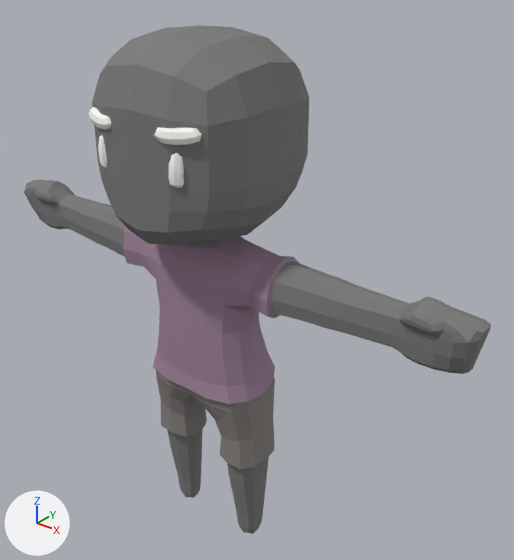
One commit to the glTF model client/public/assets/characters/Casual_Bald.glb: the scene before it, then after it.
Rendered twice from a 50 mm camera at (0.641, -0.688, 0.902) aimed at (0.044, 0.059, 0.438). The lights are fixed; the arrows at lower left show +X, +Y and +Z. The first picture is the older version. Where no turn or scale is listed for an object, it has been applied to the vertices. Vertices at exactly the same position are counted once.

Names of what the first picture shows: 'Body'.
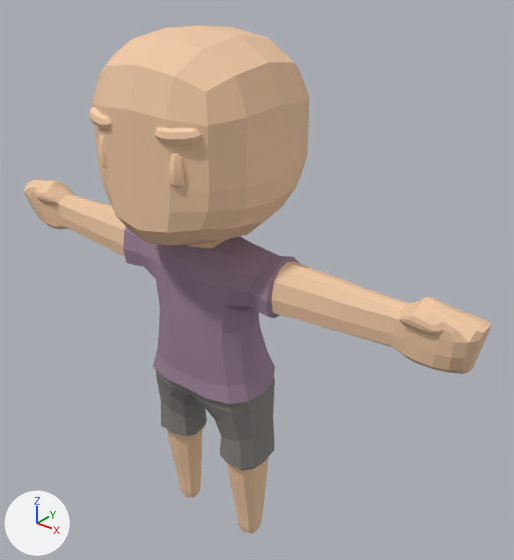
Edits to the bpy script that builds the scene:
```text
Change me_mesh_0:
    where me_mesh_0.from_pydata(...)  # 1168 vertices, 2312 faces; spans x -0.414..0.414, y -0.128..0.126, z -0.005..0.8
    used by ob_body; location = (0.0, 0.0, 0.0)
    me_mesh_0 part 1: 1312 faces centred in x -0.413..0.413, y -0.124..0.124, z -0.003..0.792 are repainted in the vertex colours; the middle colour goes from grey #797979 to beige #f1c9a5
    me_mesh_0 part 2: 320 faces centred in x -0.092..0.092, y -0.127..-0.1, z 0.632..0.704 are repainted in the vertex colours; the middle colour goes from white #fffff9 to beige #f9d0ab
```

Boxes (x1, y1, x2, y2) around the edits, measured in the pictures (514 x 560 px):
part 1 of me_mesh_0, recoloured (grey to beige): (24, 25, 491, 534) in both
part 2 of me_mesh_0, recoloured (white to beige): (89, 107, 202, 188) in both
